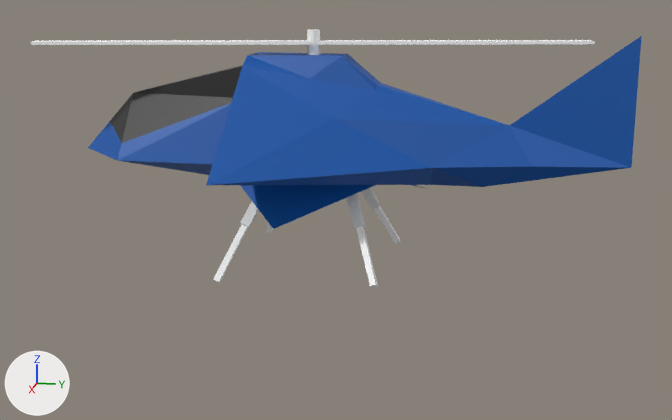
The Blender file packages/units/blue_might/assets/blue_might.blend: old version first, new version second.
Before and after are seen from a camera (50 mm lens) standing at (1.309, 0.294, 0.398) and looking at (0.002, 0.033, 0.071). Arrows for +X, +Y and +Z are at lower left; the lights stay in place. The first picture is the older version.

Objects in the first picture: 'base', 'flap_left' and 10 more.
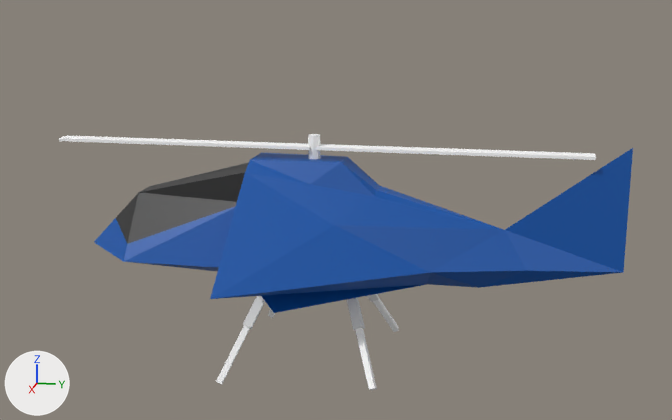
ob_rotor is not drawn itself; it is the parent of ob_zylinder, ob_würfel, ob_würfel_001.
ob_empty is not drawn itself; it is the parent of ob_base, ob_rotor, ob_flap_left, ob_flap_right, ob_foots.

What differs and where, as boxes (x1, y1, x2, y2) in the pictures (672 x 420 px):
'base', moved: before (88, 36, 642, 187); after (94, 148, 633, 299)
'flap_left', reshaped, moved, turned: before (240, 185, 375, 229); after (262, 284, 427, 313)
'Würfel.001', turned, moved: before (317, 40, 595, 45); after (315, 144, 596, 160)
'Würfel', turned, moved: before (31, 40, 311, 45); after (59, 135, 310, 150)
'Würfel.008', moved: before (356, 226, 378, 288); after (355, 328, 377, 391)
'Würfel.006', moved: before (213, 224, 248, 283); after (216, 325, 250, 385)
'Würfel.009', moved: before (347, 193, 366, 229); after (346, 297, 365, 330)
'Würfel.007', moved: before (240, 201, 259, 229); after (243, 296, 265, 329)
'Zylinder', turned, moved: before (307, 29, 320, 55); after (308, 134, 320, 159)
'Würfel.002', moved: before (374, 207, 400, 244); after (373, 297, 399, 332)
'Würfel.003', moved: before (361, 187, 380, 209); after (367, 294, 379, 302)
'Würfel.004', moved: before (266, 223, 273, 233); after (268, 308, 275, 318)

What the commit changed:
me_cube_001 is used by ob_flap_left; parent ob_empty; location (0.0511, 0.0207, 0.135); rotation_axis_angle (2.356, -0.408, -0.838, 0.361); scale (0.0889, 0.0889, 0.0889).
Verts and faces of me_cube_001; kept vertices keep their numbers, new ones are numbered from 3.
Before the commit, vertices of me_cube_001: 0 (-1.23, -0.43, 0.17), 1 (1.67, 0.57, -0.23), 2 (-1.07, 0.57, -0.23) at pixel (273, 229).
me_cube_001 had 3 vertices, 1 face and spanned x -1.23..1.67, y -0.43..0.57, z -0.23..0.17.
me_cube_001 now has 3 vertices, 1 face and spans x -0.59..0.41, y -1.19..1.71, z -0.24..0.16.
Part 1, on me_cube_001:
Vertices deleted: 0, 1, 2 (with the faces that use them).
New vertex 3 is at (0.41, -1.19, 0.16).
New vertex 4 is at (-0.59, 1.71, -0.24), pixel (427, 284).
New vertex 5 is at (-0.59, -1.03, -0.24), pixel (274, 312).
New faces: (3, 4, 5).
Object 'rotor' (ob_rotor) turns from (0, 0, 12) to (0, 0, 0) degrees about x, y and z.
Object 'flap_left' (ob_flap_left) moves from (0.0511, 0.0207, 0.135) to (0.0525, 0.0167, 0.135).
In object 'flap_left' (ob_flap_left), rotation_axis_angle goes from (2.356, -0.408, -0.838, 0.361) to (2.356, 0.323, -0.937, 0.129).
Object 'empty' (ob_empty) moves from (0.0, 0.0, 0.15) to (0.0, 0.0, 0.0).
